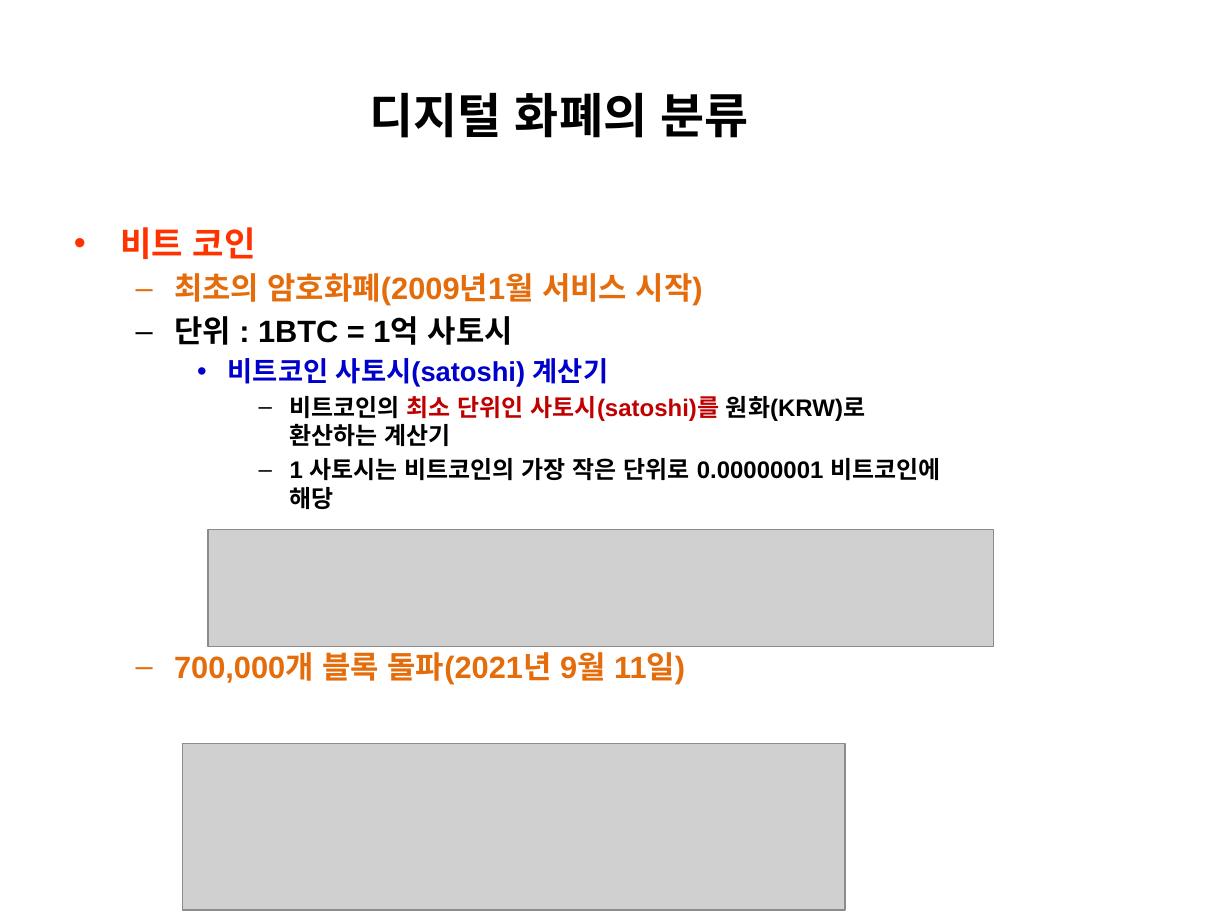
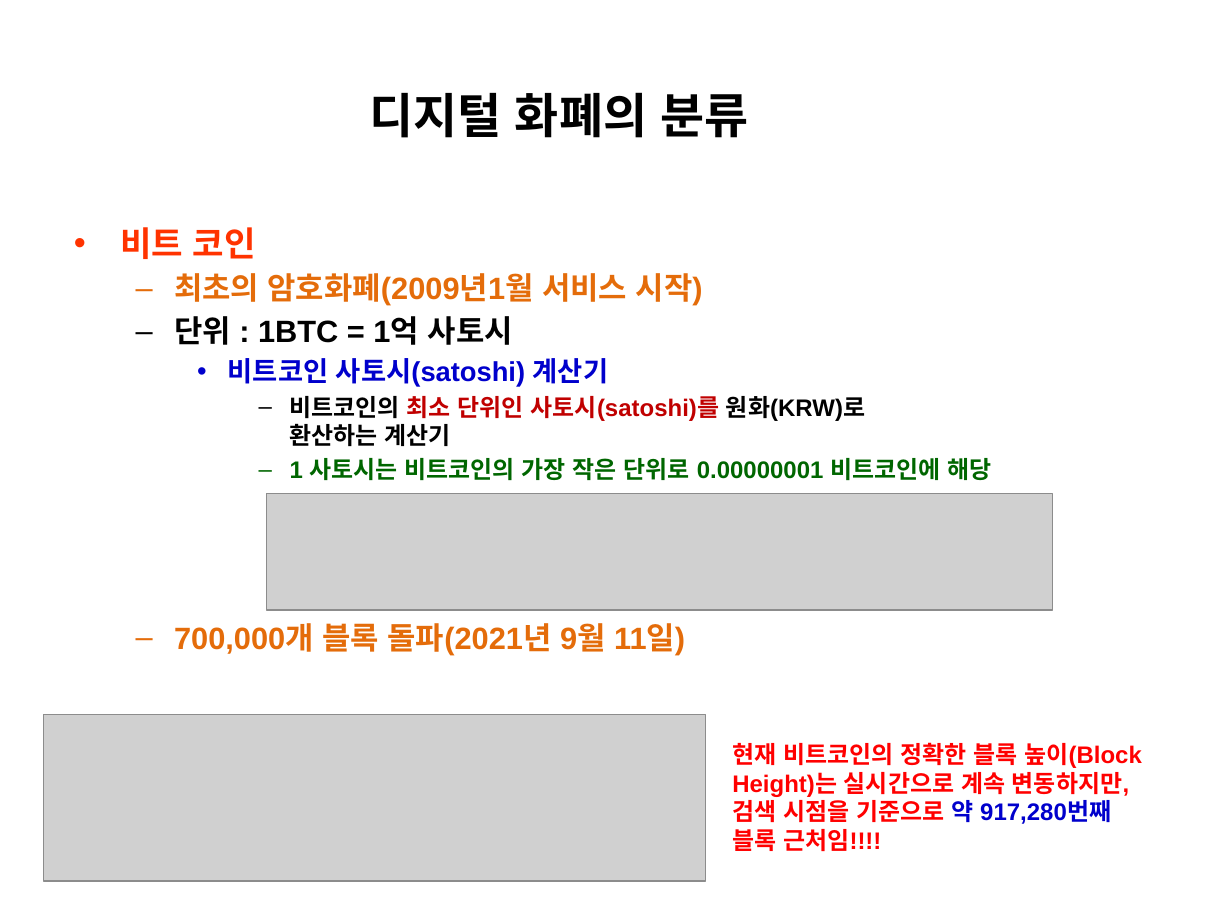
Before and after one commit to park-1927/course, a slide deck: slide 33 of 블록체인/2025-4-디지털 화폐의 분류.pptx (slide 35 before the commit). Drawn at 1232x924 pixels with LibreOffice and Linux fonts; fonts in the diff are those of the drawing; grey boxes stand for pictures. Boxes give left, top, right and bottom in pixels: in the first picture for what was removed or moved away, otherwise in the second. Text is boxed around its words. In the diff, an @@ line names an element or a change of style, - is before the commit and + after.

```diff
--- a/블록체인/2025-4-디지털 화폐의 분류.pptx
+++ b/블록체인/2025-4-디지털 화폐의 분류.pptx
@@ text at (290, 458, 991, 480): text colour #000000 to #006600 in "1 사토시는 비트코인의 가장 작은 단위로 0.00000001 ..." @@
@@ picture: place and size @@
-picture at (208, 530, 994, 646)
+picture at (267, 494, 1053, 610)
@@ picture: place and size @@
-picture at (182, 743, 845, 909)
+picture at (43, 715, 706, 881)
@@ text added at (732, 742, 1142, 851), 14 pt, text #FF0000, bold @@
+현재 비트코인의 정확한 블록 높이(Block Height)는 실시간으로 계속 변동하지만,
+검색 시점을 기준으로 약 917,280번째
+블록 근처임!!!!
```
Also in this commit, not shown: 25 other slides changed, 2 slides added, 2 slides removed, 4 other files.
